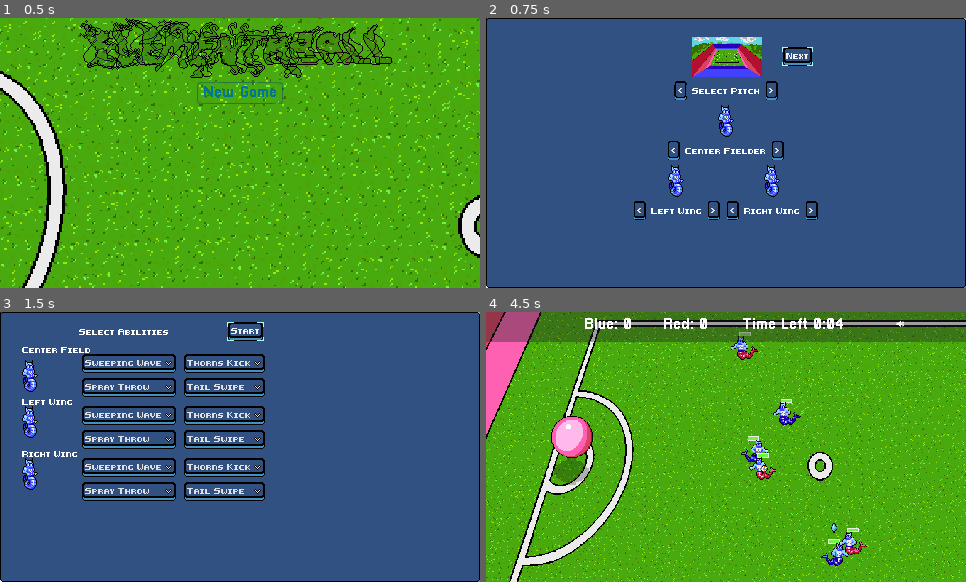
Above: before the commit, frames 1-4 (two rows, left to right).
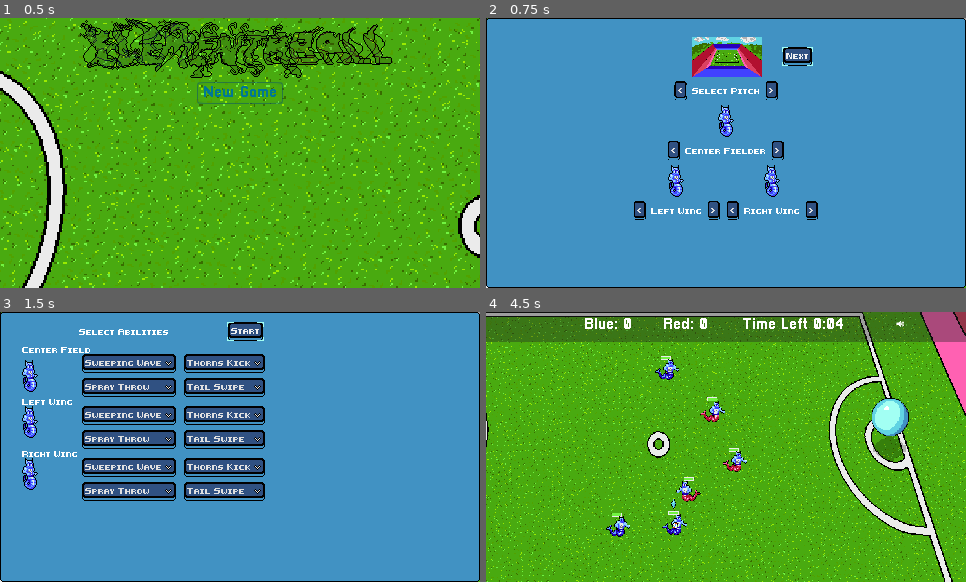
Above: after the commit, the same moments.

Repository: gamkedo-la/Elementaball
Game: Godot game, scene res://UI/StartMenu.tscn
The game is run twice, just before and just after one commit, with the same random seed, the same clock (stepped at 60 frames per second) and the same inputs.
Inputs:
- Up to frame 1 (0.5 s): no input
- Up to frame 2 (0.75 s): click "New Game" at 0.5 s
- Up to frame 3 (1.5 s): click "Next" at 1.25 s
- Up to frame 4 (4.5 s): click "Start" at 2 s; hold Right (ui_right) 2.78-3.53 s; hold T (time_hack) 2.78-3.53 s; hold Down (ui_down) 3.53-4.28 s; tap T (time_hack) at 3.6 s; hold Right (ui_right) from 4.28 s (still down); hold T (time_hack) from 4.28 s (still down)

Frame 1 is identical in both runs. In frame 2, 94% of the frame differs, in the area x 0-100%, y 0-100%; in frame 3, 82%; in frame 4, 30%.

Commit message:
Red (Dragito) running animation

Diff:
--- a/Node2D.tscn
+++ b/Node2D.tscn
@@ -346,7 +346,7 @@
 [node name="AnimatedSprite" parent="Player/Health Bar" index="1"]
 visible = true
 animation = "default"
-frame = 0
+frame = 1
 
 [node name="AnimationTree" parent="Player" index="1"]
 parameters/playback = SubResource( 1 )
@@ -367,7 +367,7 @@
 
 [node name="AnimatedSprite" parent="Player2/Health Bar" index="1"]
 animation = "default"
-frame = 0
+frame = 1
 
 [node name="AnimationTree" parent="Player2" index="1"]
 parameters/playback = SubResource( 2 )
@@ -383,7 +383,7 @@
 
 [node name="AnimatedSprite" parent="Player3/Health Bar" index="1"]
 animation = "default"
-frame = 0
+frame = 1
 
 [node name="AnimationTree" parent="Player3" index="1"]
 parameters/playback = SubResource( 3 )
@@ -478,7 +478,7 @@
 [node name="AnimatedSprite" parent="Enemy/Health Bar" index="1"]
 position = Vector2( 7.8787, -8.25085 )
 animation = "default"
-frame = 0
+frame = 1
 
 [node name="AnimationTree" parent="Enemy" index="5"]
 parameters/playback = SubResource( 17 )
@@ -505,7 +505,7 @@
 
 [node name="AnimatedSprite" parent="Enemy3/Health Bar" index="1"]
 animation = "default"
-frame = 0
+frame = 1
 
 [node name="AnimationTree" parent="Enemy3" index="5"]
 parameters/playback = SubResource( 18 )
@@ -528,7 +528,7 @@
 
 [node name="AnimatedSprite" parent="Enemy2/Health Bar" index="1"]
 animation = "default"
-frame = 0
+frame = 1
 
 [node name="EnemyCollider" parent="Enemy2" index="3"]
 rotation = 1.52987
--- a/Players/Player.tscn
+++ b/Players/Player.tscn
@@ -18,6 +18,7 @@
 [ext_resource path="res://Art/Sprites/green_idle.png" type="Texture" id=16]
 [ext_resource path="res://Art/Sprites/green_run_1.png" type="Texture" id=17]
 [ext_resource path="res://Players/SteeringNode.tscn" type="PackedScene" id=18]
+[ext_resource path="res://Art/Sprites/red_run/red_run.png" type="Texture" id=19]
 
 [sub_resource type="AnimationNodeAnimation" id=1]
 animation = "Blue Idle"
@@ -621,6 +622,18 @@
 "update": 0,
 "values": [ "red idle" ]
 }
+tracks/2/type = "value"
+tracks/2/path = NodePath("ThingsToFlip/Position2D:position")
+tracks/2/interp = 1
+tracks/2/loop_wrap = true
+tracks/2/imported = false
+tracks/2/enabled = true
+tracks/2/keys = {
+"times": PoolRealArray( 0 ),
+"transitions": PoolRealArray( 1 ),
+"update": 0,
+"values": [ Vector2( 12.9999, 3.90676 ) ]
+}
 
 [sub_resource type="Animation" id=47]
 length = 0.4
@@ -635,7 +648,7 @@
 "times": PoolRealArray( 0, 0.1, 0.3, 0.4, 0.5, 0.6 ),
 "transitions": PoolRealArray( 1, 1, 1, 1, 1, 1 ),
 "update": 1,
-"values": [ Vector2( 6.27285, -1.25738 ), Vector2( 9.87112, -1.07499 ), Vector2( 10.118, -0.449659 ), Vector2( 9.8861, -0.596247 ), Vector2( 0.126343, 0.33773 ), Vector2( -0.161148, 0.0360641 ) ]
+"values": [ Vector2( -1.40247, 4.91625 ), Vector2( -0.974453, -3.57781 ), Vector2( 0.273556, 5.55713 ), Vector2( 0.54222, 4.40941 ), Vector2( 0.126343, 0.33773 ), Vector2( -0.161148, 0.0360641 ) ]
 }
 tracks/1/type = "value"
 tracks/1/path = NodePath("EnemyCollider:rotation_degrees")
@@ -659,7 +672,7 @@
 "times": PoolRealArray( 0 ),
 "transitions": PoolRealArray( 1 ),
 "update": 0,
-"values": [ "red idle" ]
+"values": [ "red run" ]
 }
 tracks/3/type = "value"
 tracks/3/path = NodePath("ThingsToFlip/AnimatedSprite:frame")
@@ -670,8 +683,8 @@
 tracks/3/keys = {
 "times": PoolRealArray( 0, 0.1, 0.2, 0.3 ),
 "transitions": PoolRealArray( 1, 1, 1, 1 ),
-"update": 0,
-"values": [ 0, 1, 2, 1 ]
+"update": 1,
+"values": [ 0, 1, 2, 3 ]
 }
 tracks/4/type = "value"
 tracks/4/path = NodePath("ThingsToFlip/Position2D:position")
@@ -680,10 +693,10 @@
 tracks/4/imported = false
 tracks/4/enabled = true
 tracks/4/keys = {
-"times": PoolRealArray( 0, 0.1, 0.2, 0.3 ),
-"transitions": PoolRealArray( 1, 1, 1, 1 ),
-"update": 1,
-"values": [ Vector2( 13.0957, 4.4646 ), Vector2( 12.3039, 4.91977 ), Vector2( 13.4285, 5.00074 ), Vector2( 11.9988, 4.74104 ) ]
+"times": PoolRealArray( 0, 0.1, 0.2, 0.3, 0.4 ),
+"transitions": PoolRealArray( 1, 1, 1, 1, 1 ),
+"update": 1,
+"values": [ Vector2( 15.4317, -0.374191 ), Vector2( 14.9736, -4.0904 ), Vector2( 15.2639, 4.50018 ), Vector2( 14.3348, 13.0838 ), Vector2( 14.8353, 12.9169 ) ]
 }
 
 [sub_resource type="Animation" id=48]
@@ -818,12 +831,28 @@
 }
 
 [sub_resource type="CapsuleShape2D" id=49]
-radius = 6.55289
-height = 16.0149
+radius = 12.9326
+height = 0.0
 
 [sub_resource type="AtlasTexture" id=50]
 atlas = ExtResource( 14 )
 region = Rect2( 0, 0, 32, 16 )
+
+[sub_resource type="AtlasTexture" id=52]
+atlas = ExtResource( 19 )
+region = Rect2( 0, 0, 32, 32 )
+
+[sub_resource type="AtlasTexture" id=53]
+atlas = ExtResource( 19 )
+region = Rect2( 32, 0, 32, 32 )
+
+[sub_resource type="AtlasTexture" id=54]
+atlas = ExtResource( 19 )
+region = Rect2( 64, 0, 32, 32 )
+
+[sub_resource type="AtlasTexture" id=55]
+atlas = ExtResource( 19 )
+region = Rect2( 96, 0, 32, 32 )
 
 [sub_resource type="SpriteFrames" id=51]
 animations = [ {
@@ -855,6 +884,11 @@
 "frames": [ ExtResource( 7 ), ExtResource( 6 ), ExtResource( 8 ), ExtResource( 9 ), ExtResource( 2 ) ],
 "loop": false,
 "name": "blue tackle",
+"speed": 5.0
+}, {
+"frames": [ SubResource( 52 ), SubResource( 53 ), SubResource( 54 ), SubResource( 55 ) ],
+"loop": true,
+"name": "red run",
 "speed": 5.0
 } ]
 
@@ -881,7 +915,8 @@
 margin_bottom = -22.4966
 
 [node name="AnimatedSprite" parent="Health Bar" index="1"]
-frame = 5
+animation = "default"
+frame = 3
 
 [node name="AnimationTree" parent="." instance=ExtResource( 5 )]
 tree_root = SubResource( 37 )
@@ -902,13 +937,13 @@
 
 [node name="EnemyCollider" type="CollisionShape2D" parent="."]
 position = Vector2( -0.159099, -0.198006 )
-rotation = 0.0250886
+rotation = 0.0115828
 shape = SubResource( 49 )
 
 [node name="ThingsToFlip" type="Node2D" parent="."]
 
 [node name="Position2D" type="Position2D" parent="ThingsToFlip"]
-position = Vector2( 11.9988, 4.74104 )
+position = Vector2( 12.9999, 3.90676 )
 
 [node name="AnimatedSprite" type="AnimatedSprite" parent="ThingsToFlip"]
 frames = SubResource( 51 )
Binary file added: Art/Sprites/red_run/red_run.ase
Binary file added: Art/Sprites/red_run/red_run.png
Not shown, added: Art/Sprites/red_run/red_run.png.import
Binary file changed: Art/UI/menu_box.png
Not shown: 1 places in Players/Player.tscn that only renumber resources
